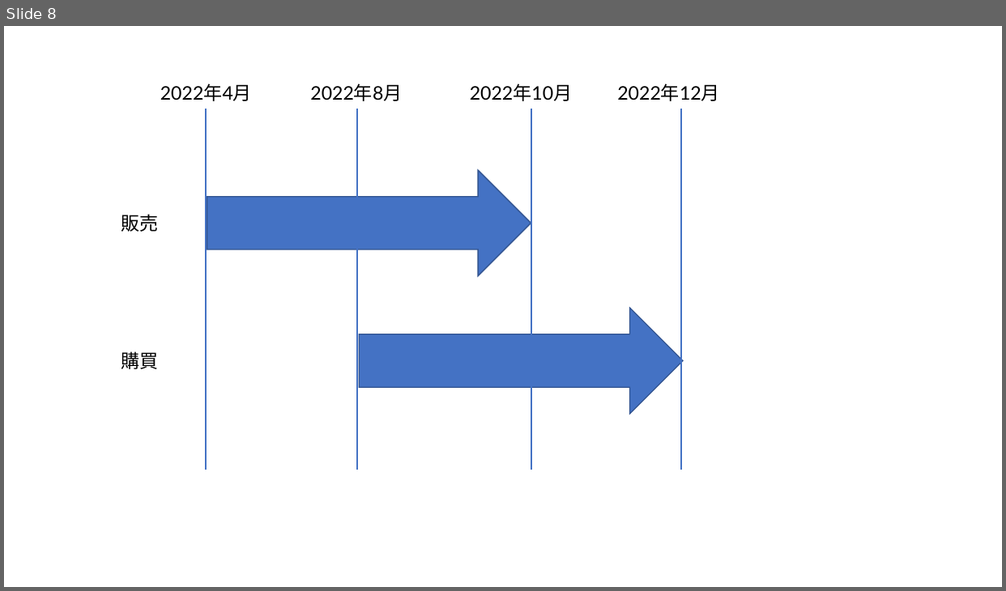
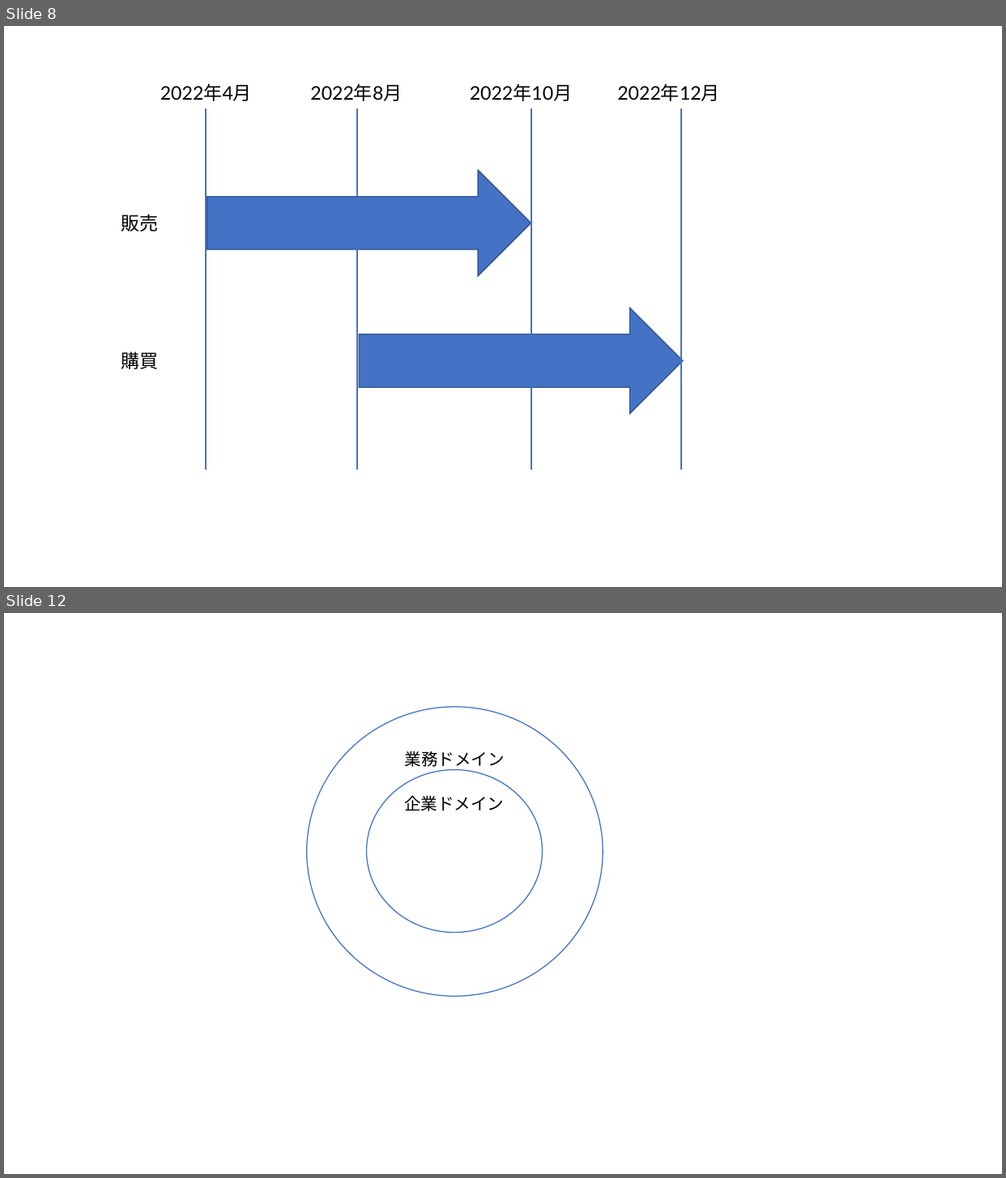
Before and after one commit to nuitsjp/WpfArchitecture2022Article, a slide deck: AdventureWorks.pptx. Shown one above the other, each under a label of ours: slide 8 before the commit, slides 8 and 12 after it; the slides between them are not shown. The pictures are 1006x591 and 1006x1178 pixels, drawn with LibreOffice and Linux fonts; fonts in the diff are those of the drawing. Boxes give left, top, right and bottom in pixels: in the first picture for what was removed or moved away, otherwise in the second. Text is boxed around its words. In the diff, an @@ line names an element or a change of style, - is before the commit and + after.

```diff
--- a/AdventureWorks.pptx
+++ b/AdventureWorks.pptx
@@ slide 12 added at (4, 613, 1002, 1174), background #FFFFFF @@
@@ ellipse added at (306, 707, 603, 996), fill #FFFFFF, outline #4472C4 1 pt, 16 pt, text #000000 @@
+業務ドメイン
@@ ellipse added at (366, 770, 543, 933), fill #FFFFFF, outline #4472C4 1 pt, 16 pt, text #000000 @@
+企業ドメイン
```
Also in this commit, not shown: 3 other slides added, 35 other files.
